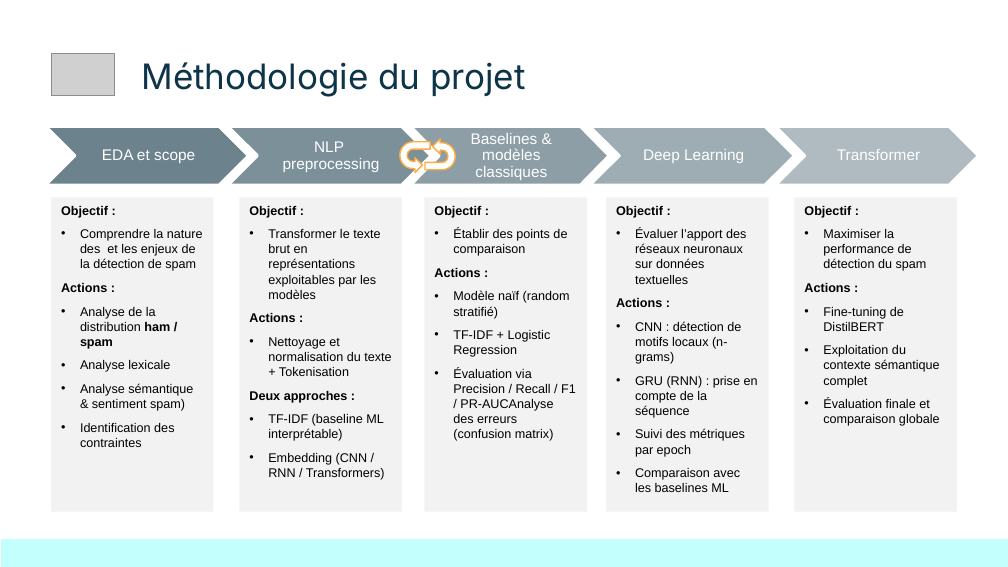
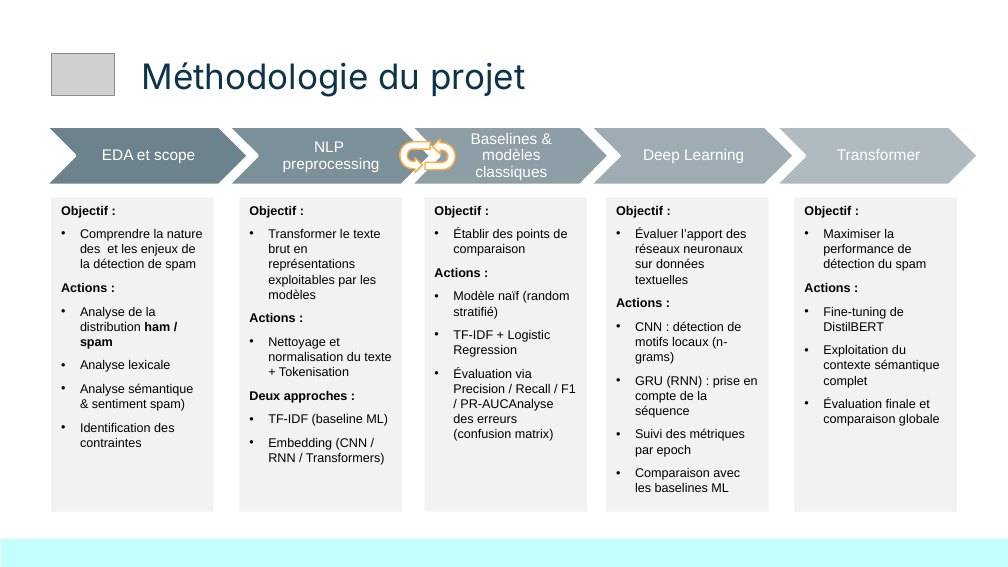
Before and after one commit to jyvuillequez/Bloc_04_Projet_ATnT, a slide deck: slide 3 of présentation/Bloc_04_Projet_ATnT.pptx. Drawn at 1008x567 pixels with LibreOffice and Linux fonts; fonts in the diff are those of the drawing; grey boxes stand for pictures. Boxes give left, top, right and bottom in pixels: in the first picture for what was removed or moved away, otherwise in the second. Text is boxed around its words. In the diff, an @@ line names an element or a change of style, - is before the commit and + after.

Commit message:
MAJ présentation

```diff
--- a/présentation/Bloc_04_Projet_ATnT.pptx
+++ b/présentation/Bloc_04_Projet_ATnT.pptx
@@ text in rectangle at bbox=[268, 414, 388, 426]: text changed @@
-• TF-IDF (baseline ML interprétable)
+• TF-IDF (baseline ML)
```
Also in this commit, not shown: 1 other file.
